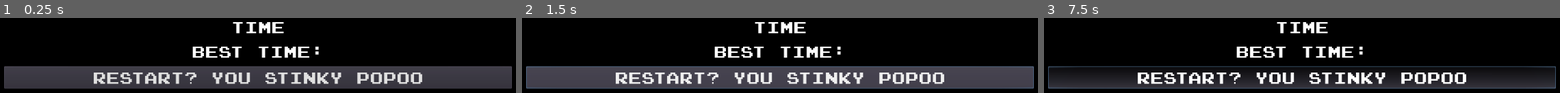
Above: before the commit, frames 1-3 (left to right).
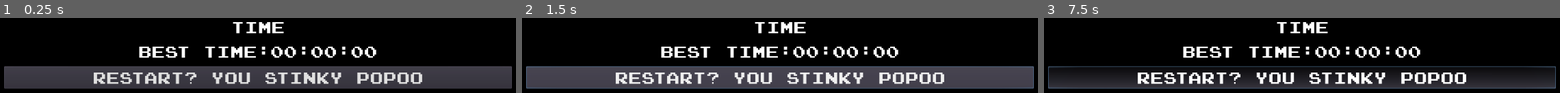
Above: after the commit, the same moments.

Repository: Hephaestus2nd/Bonks
Game: Godot game, scene res://Scences/WinScreen.tscn
The game is run twice, just before and just after one commit, with the same random seed, the same clock (stepped at 60 frames per second) and the same inputs. This scene is started directly instead of the project's main scene.
Inputs (mouse positions are in pixels of both pictures, inside the frame that each line leads up to):
- Up to frame 1 (0.25 s): no input
- Up to frame 2 (1.5 s): click "Restart? you stinky popoo" at 0.5 s; click "Restart? you stinky popoo" at 1.25 s
- Up to frame 3 (7.5 s): click "Restart? you stinky popoo" at 2 s; tap Enter at 2.75, 4.25, 5.75 s; move the mouse to (1420, 59) at 2.77 s; hold D (right) 2.78-3.53 s; click (1420, 59) at 2.92 s; tap Space at 3.5, 5, 6.5 s; move the mouse to (1193, 91) at 3.52 s; hold S (down) 3.53-4.28 s; move the mouse to (outside the picture) at 4.27 s; hold D (right) 4.28-5.03 s; move the mouse to (outside the picture) at 5.02 s; hold W (up) 5.03-5.78 s; click (outside the picture) at 5.17 s; move the mouse to (outside the picture) at 5.77 s; hold A (Left) 5.78-7.28 s; move the mouse to (1136, 27) at 6.52 s; move the mouse to (1327, 75) at 7.27 s; hold S (down) from 7.28 s (still down); click (1327, 75) at 7.42 s

The runs differ from the first frame. In frame 1, 3.8% of the frame differs, in the area x 26-73%, y 38-54%; in frame 2, 3.8%; in frame 3, 3.8%.

Commit message:
Highscore Added

Diff:
--- a/Game.gd
+++ b/Game.gd
@@ -10,7 +10,7 @@
 # var a = 2
 # var b = "text"
 
-var highscore = 10000
+var highscore = 1
 var current_time
 func get_time():
 	current_time = OS.get_ticks_msec() - game_start_time
@@ -32,6 +32,7 @@
 # Called when the node enters the scene tree for the first time.
 func _ready():
 	load_highscore()
+	print(highscore)
 	"""$StartButton.connect("pressed", self, "_on_start_button_pressed")
 	$StopButton.connect("pressed", self, "_on_stop_button_pressed")
 	$ResetButton.connect("pressed", self, "_on_reset_button_pressed")
@@ -63,11 +64,11 @@
 		save_data.open(SAVE_FILE_PATH, File.READ)
 		highscore = save_data.get_var()
 		save_data.close()
-
+	Stats.highscore = highscore
 
 func _on_Win_body_entered(body):
 	# In your game script or player script when the race is completed:
-	print("win")
+	"""print("win")
 	var player_time = current_time
 	var player_name = "Player 1"  # Replace with the player's name
 
@@ -75,11 +76,9 @@
 	var player_entry = {
 		"name": player_name,
 		"time": player_time
-	}
+	}"""
 	#since less time is better score
-	print(current_time)
-	if highscore == null:
-		print("WHYYYYYYYYYYYYYYYYYYY")
+
 	if current_time != null and current_time < highscore:
 		highscore = current_time
 		save_highscore()
--- /dev/null
+++ b/Scences/Stats.gd
@@ -0,0 +1,16 @@
+extends Node
+
+var highscore = 1
+# Declare member variables here. Examples:
+# var a = 2
+# var b = "text"
+
+
+# Called when the node enters the scene tree for the first time.
+func _ready():
+	pass # Replace with function body.
+
+
+# Called every frame. 'delta' is the elapsed time since the previous frame.
+#func _process(delta):
+#	pass
--- /dev/null
+++ b/Scences/WinScreen.gd
@@ -0,0 +1,31 @@
+extends CanvasLayer
+
+
+# Declare member variables here. Examples:
+# var a = 2
+# var b = "text"
+
+
+# Called when the node enters the scene tree for the first time.
+func _ready():
+	pass # Replace with function body.
+
+# Called every frame. 'delta' is the elapsed time since the previous frame.
+func get_highscore():
+	var minutes = Stats.highscore/1000/60
+	var seconds = Stats.highscore/1000%60
+	var msec = Stats.highscore%1000/10
+	if minutes < 10:
+		minutes = "0" + str(minutes)
+	if seconds <10:
+		seconds = "0" + str(seconds)
+	if msec < 10:
+		if msec == 0:
+			msec = "00"
+		else:
+			msec = "0"+str(msec)
+	return (str(minutes)+":" + str(seconds)+":"+str(msec))
+func _process(delta):
+
+
+	$WinMenu/VBoxContainer/BestTime.text = "Best Time:"+ get_highscore()
--- a/Scences/WinScreen.tscn
+++ b/Scences/WinScreen.tscn
@@ -1,6 +1,7 @@
-[gd_scene load_steps=5 format=2]
+[gd_scene load_steps=6 format=2]
 
 [ext_resource path="res://Fonts/joystix monospace.otf" type="DynamicFontData" id=1]
+[ext_resource path="res://Scences/WinScreen.gd" type="Script" id=2]
 
 [sub_resource type="DynamicFont" id=1]
 size = 30
@@ -15,6 +16,7 @@
 font_data = ExtResource( 1 )
 
 [node name="WinMenuLayer" type="CanvasLayer"]
+script = ExtResource( 2 )
 
 [node name="WinMenu" type="Control" parent="."]
 anchor_right = 1.0
--- a/project.godot
+++ b/project.godot
@@ -17,6 +17,7 @@
 [autoload]
 
 Globals="*res://Scences/GlobalController.tscn"
+Stats="*res://Scences/Stats.gd"
 
 [gui]
 
